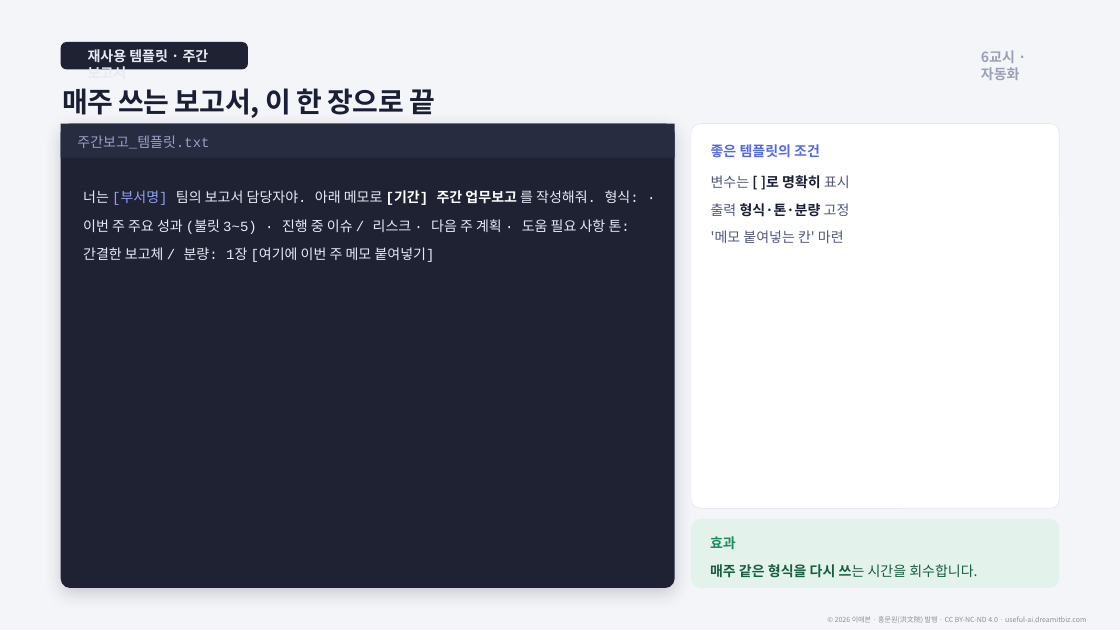
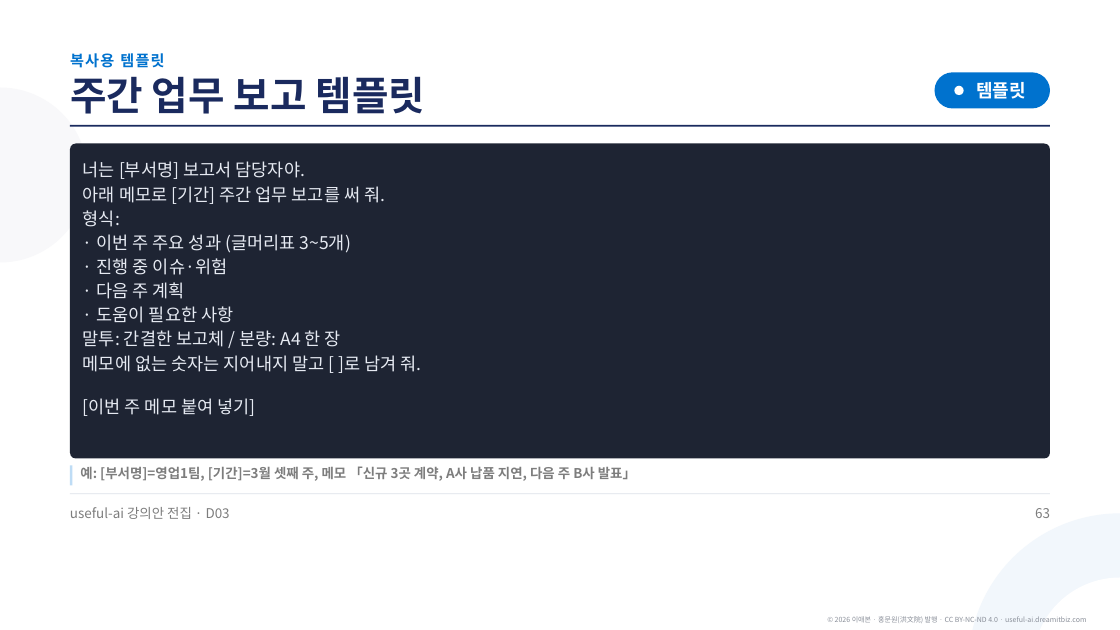
Before and after one commit to aebonlee/materials, a slide deck: slide 65 of library/d03-claude-work-automation/d03-claude-work-automation.pptx (slide 82 before the commit). Drawn at 1120x630 pixels with LibreOffice and Linux fonts; fonts in the diff are those of the drawing. Boxes give left, top, right and bottom in pixels: in the first picture for what was removed or moved away, otherwise in the second. Text is boxed around its words. In the diff, an @@ line names an element or a change of style, - is before the commit and + after.

```diff
--- a/library/d03-claude-work-automation/d03-claude-work-automation.pptx
+++ b/library/d03-claude-work-automation/d03-claude-work-automation.pptx
@@ background #F4F5F8 to #FFFFFF @@
@@ rounded rectangle removed at box(60, 42, 248, 69) @@
@@ text at box(70, 53, 164, 68): text changed; size 18 to 19.5 pt; font Courier New to Noto Sans CJK KR; text colour #9AA0C8 to #0072CE; bold on @@
-주간보고_템플릿.txt
+복사용 템플릿
@@ text removed at box(88, 49, 209, 70) @@
-재사용 템플릿 · 주간 보고서
@@ text removed at box(981, 50, 1020, 80) @@
-6교시 · 자동화
@@ ellipse added at box(0, 87, 87, 262), fill #F8F8FA @@
@@ text removed at box(62, 88, 435, 118) @@
-매주 쓰는 보고서, 이 한 장으로 끝
@@ text added at box(70, 76, 425, 114), 51 pt, text #1A2A5E, bold @@
+주간 업무 보고 템플릿
@@ rounded rectangle added at box(935, 72, 1050, 109), fill #0072CE @@
@@ ellipse added at box(954, 86, 964, 95), fill #FFFFFF @@
@@ text added at box(976, 82, 1026, 99), 23.2 pt, text #FFFFFF, bold @@
+템플릿
@@ rounded rectangle removed at box(60, 124, 674, 588) @@
@@ rectangle removed at box(60, 124, 674, 158) @@
@@ rectangle added at box(70, 125, 1050, 127), fill #1A2A5E @@
@@ rounded rectangle added at box(70, 143, 1050, 458), fill #1E2433 @@
@@ rounded rectangle removed at box(691, 124, 1060, 508) @@
@@ text removed at box(711, 144, 820, 157) @@
-좋은 템플릿의 조건
@@ text at box(83, 161, 422, 416): text changed; size 18 to 22.5 pt; font Courier New to Noto Sans CJK KR; text colour #E7EAF5 to #E6EAF2 @@
-너는 [부서명] 팀의 보고서 담당자야. 아래 메모로 [기간] 주간 업무보고 를 작성해줘. 형식: · 이번 주 주요 성과 (불릿 3~5) · 진행 중 이슈 / 리스크 · 다음 주 계획 · 도움 필요 사항 톤: 간결한 보고체 / 분량: 1장 [여기에 이번 주 메모 붙여넣기]
+너는 [부서명] 보고서 담당자야.
+아래 메모로 [기간] 주간 업무 보고를 써 줘.
+형식:
+· 이번 주 주요 성과 (글머리표 3~5개)
+· 진행 중 이슈·위험
+· 다음 주 계획
+· 도움이 필요한 사항
+말투: 간결한 보고체 / 분량: A4 한 장
+메모에 없는 숫자는 지어내지 말고 [ ]로 남겨 줘.
+[이번 주 메모 붙여 넣기]
@@ text removed at box(711, 175, 850, 190) @@
-변수는 [ ]로 명확히 표시
@@ text removed at box(711, 203, 850, 217) @@
-출력 형식·톤·분량 고정
@@ rectangle added at box(70, 465, 72, 485), fill #BEDCF5 @@
@@ text at box(80, 466, 636, 481): text changed; size 18 to 17.2 pt; text colour #51587A to #7D7D7D; bold on @@
-'메모 붙여넣는 칸' 마련
+예: [부서명]=영업1팀, [기간]=3월 셋째 주, 메모 「신규 3곳 계약, A사 납품 지연, 다음 주 B사 발표」
@@ rectangle added at box(70, 493, 1050, 494), fill #DCE1E8 @@
@@ text added at box(70, 507, 230, 519), 17.2 pt, text #7D7D7D @@
+useful-ai 강의안 전집 · D03
@@ text added at box(1035, 508, 1050, 518), 17.2 pt, text #7D7D7D @@
+63
@@ rounded rectangle removed at box(691, 519, 1060, 588) @@
@@ text removed at box(710, 536, 736, 550) @@
-효과
@@ ellipse added at box(968, 514, 1120, 630), fill #F2F7FC @@
@@ text removed at box(710, 564, 977, 578) @@
-매주 같은 형식을 다시 쓰는 시간을 회수합니다.
@@ ellipse added at box(1033, 577, 1120, 630), fill #FFFFFF @@
```
Also in this commit, not shown: 42 other slides changed, 38 slides added, 64 slides removed, 17 other files.
